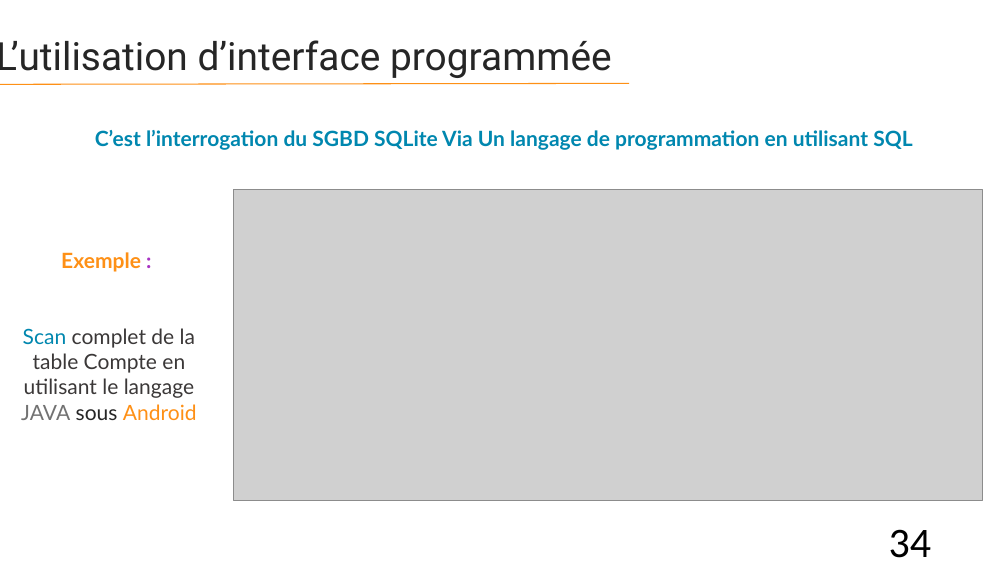
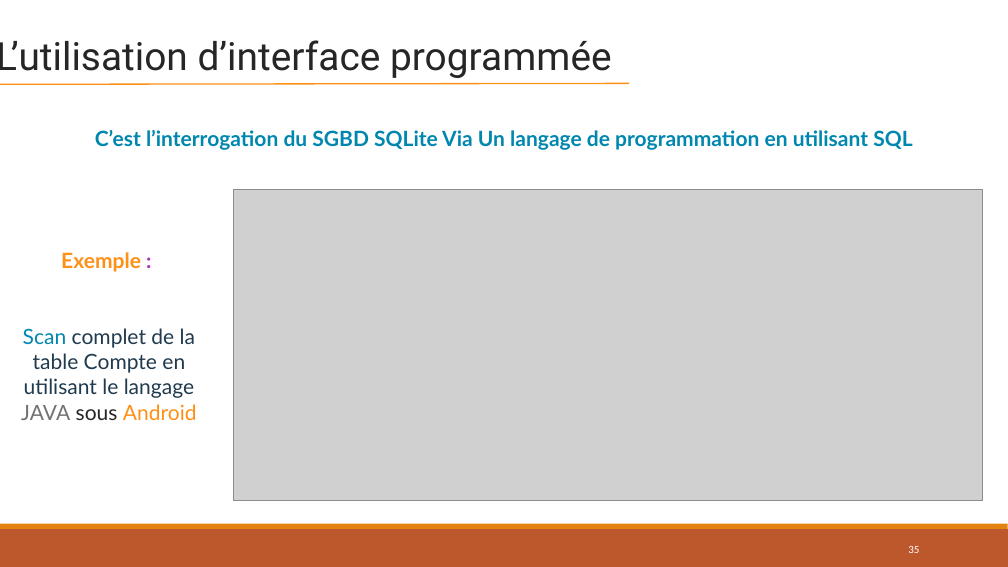
Before and after one commit to lahcenrahlaoui/Wingardium_Leviosaaaa, a slide deck: slide 35 of Presentation-projet-SQLite (1) - Copy.pptx (slide 34 before the commit). Drawn at 1008x567 pixels with LibreOffice and Linux fonts; fonts in the diff are those of the drawing; grey boxes stand for pictures. Boxes give left, top, right and bottom in pixels: in the first picture for what was removed or moved away, otherwise in the second. Text is boxed around its words. In the diff, an @@ line names an element or a change of style, - is before the commit and + after.

```diff
--- a/Presentation-projet-SQLite (1) - Copy.pptx
+++ b/Presentation-projet-SQLite (1) - Copy.pptx
@@ line (0, 85) - (629, 83): stroke #FE9016 1 pt to #FE9016 1.25 pt @@
@@ text at (21,328,197,420): text colour #3B3838 to #203A4E in "complet de la table Compte en utilisant ..." @@
@@ rectangle added at (0,529,1008,567), fill #BD582C @@
@@ rectangle added at (0,524,1008,529), fill #E48312 @@
@@ page number at (908,546,919,553): text changed; size 40 to 10.5 pt; text colour #000000 to #FFFFFF @@
-34
+35
```
Also in this commit, not shown: 53 other slides changed, 2 slides added, 1 slide removed.
